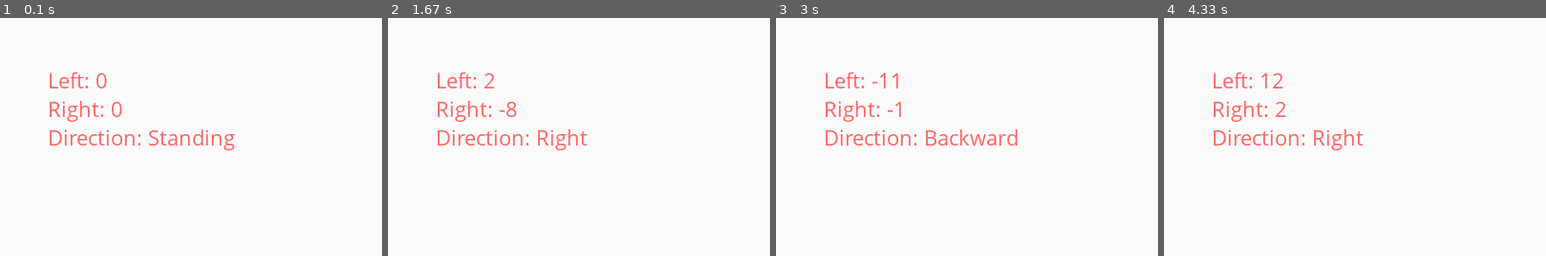
Above: before the commit, frames 1-4 (left to right).
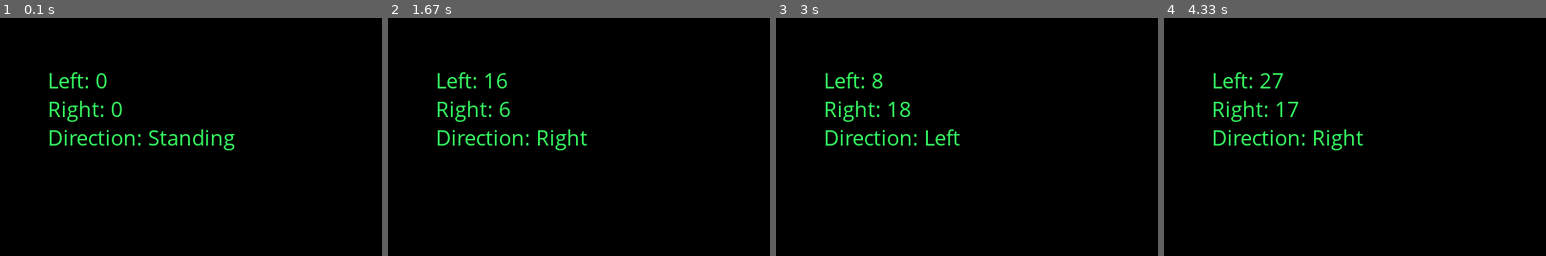
Above: after the commit, the same moments.

Repository: HERoLab/FirstRobot
Game: pygame game, started from pygameControlUI.py
Same seed, same stepped clock (60 frames per second), same inputs: the game is played once before the commit and once after it. The source is Python 2; it was converted automatically to run under Python 3.
Inputs:
- Up to frame 1 (0.1 s): no input
- Up to frame 2 (1.67 s): hold Right 0.33-0.8 s; hold Up 0.83-1.13 s; hold Right 1.17-1.63 s
- Up to frame 3 (3 s): hold Left 1.67-2.2 s; hold Down 2.23-2.53 s; tap Space at 2.57 s; hold Left from 2.9 s (still down)
- Up to frame 4 (4.33 s): release Left at 3.3 s; hold Up 3.33-3.7 s; hold Right from 3.73 s (still down)

The runs differ from the first frame. In frame 1, 100% of the frame differs, in the area x 0-100%, y 0-100%; in frame 2, 100%; in frame 3, 100%; in frame 4, 100%.

Commit message:
UI motions seem stable. Implementing the actual arduino links.

Diff:
--- a/pygameControlUI.py
+++ b/pygameControlUI.py
@@ -1,4 +1,8 @@
-import sys, tty, termios, thread, time
+import sys, time
+
+import serial.tools.list_ports as list_ports
+import serial
+from subprocess import check_output
 
 import pygame
 from pygame.locals import *
@@ -8,6 +12,8 @@
 maxSpeed = 74
 minSpeed = 20
 turnSpeed = 10
+brakeSpeed = 1 #The speed at which to brake per "loop"
+stabilizeSpeed = 3 #The speed at which to "stabilize" turns.
 leftSpeed = originSpeed
 rightSpeed = originSpeed
 breakDelay = 10
@@ -19,6 +25,8 @@
   global rightSpeed, leftSpeed, originSpeed, breakDelay, eventWait
 
   # Initialise screen
+  print "__"*10
+  print "\n-- Starting the Robit Operator..."
   pygame.init()
   screen = pygame.display.set_mode((400, 250))
   fontStyle = pygame.font.SysFont("Comic Sans MS", 24)
@@ -27,7 +35,7 @@
   # Fill background
   background = pygame.Surface(screen.get_size())
   background = background.convert()
-  background.fill((250, 250, 250))
+  background.fill((0, 0, 0))
 
   # Blit everything to the screen
   screen.blit(background, (0, 0))
@@ -35,10 +43,25 @@
 
   #Final Variable Setup:
   noKeyDuration = 0
+  running = True
+  turning = False
 
+  while running:
+    pygame.event.pump() #Flush the last key presses.
+    for event in pygame.event.get():
+      try:
+        if event.type == QUIT:
+            running = False
+            break
+        elif event.type == KEYUP:
+            #Allow only one turn event to trigger at a time.
+            if event.key == pygame.K_LEFT:
+                turning = False
+            elif event.key == pygame.K_RIGHT:
+                turning = False
+      except KeyboardInterrupt:
+        running = False
 
-  while True:
-    pygame.event.pump() #Flush the last key presses.
 
     #Get the keys that are currently pressed.
     key = pygame.key.get_pressed()
@@ -48,8 +71,7 @@
     if key[ pygame.K_q ] or key[ pygame.K_b ] or key[ pygame.K_ESCAPE ]:
       rightSpeed = changeSpeed(originSpeed)
       leftSpeed = changeSpeed(originSpeed)
-      print "QUITTING"
-      return
+      running = False
 
     # # # # # Wheel Speed Controls # # # # # #
     #Increase/Decrease Speed
@@ -61,38 +83,44 @@
       leftSpeed = incrementSpeed(-1, leftSpeed)
 
     #Turn By Altering Speeds Choose car-turn and pivot-turn based on speed.
-    if key[ pygame.K_LEFT ]:
+    if key[ pygame.K_LEFT ] and not turning:
+      turning = True
       if leftSpeed+turnSpeed > maxSpeed:
           leftSpeed = changeSpeed(maxSpeed-turnSpeed)
           rightSpeed = changeSpeed(maxSpeed)
-      elif leftSpeed == originSpeed:
-          leftSpeed = changeSpeed(originSpeed-turnSpeed)
-          rightSpeed = changeSpeed(turnSpeed)
       else:
           rightSpeed = changeSpeed(leftSpeed+turnSpeed)
-    if key[ pygame.K_RIGHT ]:
+    if key[ pygame.K_RIGHT ] and not turning:
+      turning = True
       if rightSpeed+turnSpeed > maxSpeed:
           rightSpeed = changeSpeed(maxSpeed-turnSpeed)
           leftSpeed = changeSpeed(maxSpeed)
-      elif rightSpeed == originSpeed:
-          rightSpeed = changeSpeed(originSpeed-turnSpeed)
-          leftSpeed = changeSpeed(turnSpeed)
       else:
           leftSpeed = changeSpeed(rightSpeed+turnSpeed)
 
     #If no key is pressed, slow to a stop.
-    if noKeyPressed():
+    if noKeyPressed(key):
       if noKeyDuration > breakDelay:
         noKeyDuration = noKeyDuration*3/4
-        if rightSpeed > originSpeed: rightSpeed -= 1
-        elif rightSpeed < originSpeed: rightSpeed += 1
+        if rightSpeed > originSpeed: rightSpeed -= brakeSpeed
+        elif rightSpeed < originSpeed: rightSpeed += brakeSpeed
 
-        if leftSpeed > originSpeed: leftSpeed -=1
-        elif leftSpeed < originSpeed: leftSpeed += 1
+        if leftSpeed > originSpeed: leftSpeed -= brakeSpeed
+        elif leftSpeed < originSpeed: leftSpeed += brakeSpeed
+
+        #Allow the bot to stabilize to be moving forward as well.
+        if abs(leftSpeed-rightSpeed) < stabilizeSpeed:
+          leftSpeed = (leftSpeed+rightSpeed)/2
+          rightSpeed = leftSpeed
+        elif originSpeed > leftSpeed > rightSpeed: rightSpeed += stabilizeSpeed
+        elif originSpeed > rightSpeed > leftSpeed: leftSpeed += stabilizeSpeed
+        elif leftSpeed > rightSpeed > originSpeed: leftSpeed -= stabilizeSpeed
+        elif rightSpeed > leftSpeed > originSpeed: rightSpeed -= stabilizeSpeed
+
       else:
         noKeyDuration += 1
 
-    color = (255, 100, 100)
+    color = (55, 255, 100)
     left = fontStyle.render("Left: {}".format(leftSpeed-originSpeed), 1, color)
     right = fontStyle.render("Right: {}".format(rightSpeed-originSpeed), 1, color)
     direction = fontStyle.render("Direction: {}".format(getDirection()), 1, color)
@@ -103,6 +131,11 @@
     screen.blit(direction, (50, 110))
     pygame.display.flip()
     pygame.time.delay(eventWait)
+
+  #Close the window.
+  print "-- Quitting..."
+  pygame.quit()
+  sys.exit()
 
 # # # # # # # # # # #  Helper Functions  # # # # # # # # # # #
 def incrementSpeed(change, speed):
@@ -117,13 +150,13 @@
   if minSpeed <= newSpeed <= maxSpeed:
     return newSpeed
   else:
-    print 0, 0, "ERROR: Cannot set speed to {}".format(newSpeed)
+    print "ERROR: Cannot set speed to {}".format(newSpeed)
     return originSpeed
 
 def getDirection():
   if leftSpeed > rightSpeed:
     return "Right"
-  elif rightSpeed < leftSpeed:
+  elif rightSpeed > leftSpeed:
     return "Left"
   elif leftSpeed==originSpeed:
     return "Standing"
@@ -132,28 +165,16 @@
   else:
     return "Forward"
 
-#Mostly taken from: http://rosettacode.org/wiki/Keyboard_input/Keypress_check#Python
-def getch():
-  fd = sys.stdin.fileno()
-  old_settings = termios.tcgetattr(fd)
-  try:
-    tty.setraw(sys.stdin.fileno())
-    ch = sys.stdin.read(1)
-  finally:
-    termios.tcsetattr(fd, termios.TCSADRAIN, old_settings)
-  return ch
-
-def updateKeysPressed():
-  global keysPressed
-  print keysPressed
-  keysPressed = getch()
-
-def noKeyPressed():
-  global keysPressed
-  return keysPressed == None
-
-#Start a thread to look for lack of key-presses.
-thread.start_new_thread(updateKeysPressed, ())
+#Check if any one of the control keys are pressed.
+def noKeyPressed(key):
+  return not (
+	key[ pygame.K_LEFT ] or
+        key[ pygame.K_RIGHT ] or
+        key[ pygame.K_UP ] or
+        key[ pygame.K_DOWN ] or
+        key[ pygame.K_SPACE ] or
+        key[ pygame.K_LSHIFT ]
+	)
 
 #If called from the command line, run the UI function.
 if __name__ == "__main__": main()
